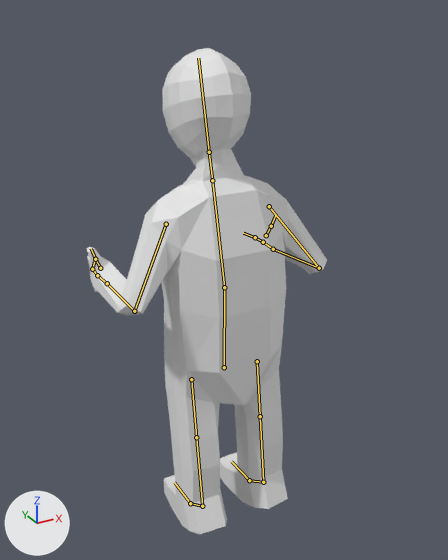
A saved change to the Blender file models/heroes/omi.blend.
Camera for both pictures: a 50 mm lens placed at (-2.87, -5.51, 5.7), pointed at (0.11, -0.07, 2.98). Every picture has the same lights, and +X, +Y and +Z are marked at lower left. Both versions are drawn at frame 1 of the action 'jumpUp'; the numbers are the values there. The bones that bend it are drawn over the model as lines.
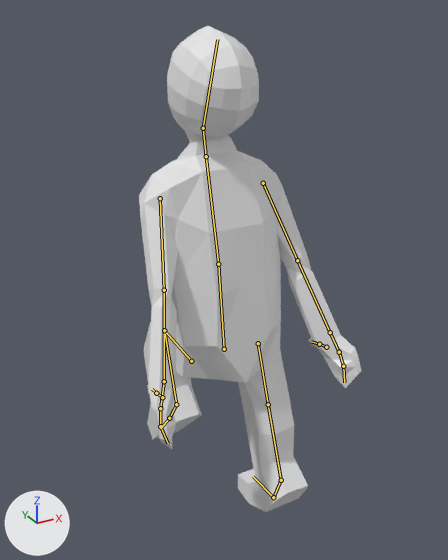
Pixel boxes (x1, y1, x2, y2) of what changed, in the pictures (448 x 560 px):
'Cube', posed (7% narrower)
    before: (87, 48, 327, 534)
    after: (139, 26, 361, 512)
bone 'torso', root to tip
    before: (224, 367) to (224, 287)
    after: (224, 349) to (218, 264)
bone 'head', root to tip
    before: (209, 152) to (198, 58)
    after: (203, 128) to (217, 39)
bone 'upper_arm.L', root to tip
    before: (166, 224) to (134, 311)
    after: (160, 198) to (164, 290)
bone 'lower_arm.L', root to tip
    before: (134, 311) to (107, 283)
    after: (164, 290) to (164, 381)
bone 'upper_arm.R', root to tip
    before: (269, 206) to (319, 268)
    after: (263, 183) to (297, 260)
bone 'lower_arm.R', root to tip
    before: (319, 268) to (273, 249)
    after: (297, 260) to (330, 332)

What the commit changed:
Bone 'torso' (bone_torso) moves from (-0.01, 0.18, -0.23) to (-0.01, 0.41, -0.23).
Bone 'torso' (bone_torso) turns from (0, 0, -1) to (-8, 0, -1) degrees about its own x, y and z.
Bone 'head' (bone_head) turns from (0, 0, 0) to (34, 0, 0) degrees about its own x, y and z.
Bone 'upper_arm.L' (bone_upper_arm_l) turns from (-9, -28, 7) to (-28, -19, 0) degrees about its own x, y and z.
Bone 'lower_arm.L' (bone_lower_arm_l) turns from (29, 17, -100) to (4, 34, 1) degrees about its own x, y and z.
Bone 'upper_arm.R' (bone_upper_arm_r) turns from (-9, 28, -7) to (-28, 19, 0) degrees about its own x, y and z.
Bone 'lower_arm.R' (bone_lower_arm_r) turns from (29, -17, 100) to (4, -34, -1) degrees about its own x, y and z.
Bone 'leg_control.L' (bone_leg_control_l) moves from (0.0, 0.0, 0.0) to (0.0, 0.59, 1.42).
Bone 'leg_control.L' (bone_leg_control_l) turns from (0, 0, 0) to (-45, 0, 0) degrees about its own x, y and z.
Bone 'leg_control.R' (bone_leg_control_r) moves from (0.0, 0.0, 0.0) to (0.0, -0.52, 0.0).
